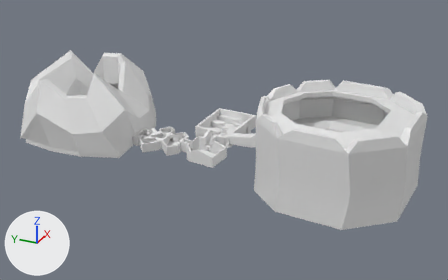
Before and after pictures for a commit that changed the FBX model Assets/Models/map3.fbx.
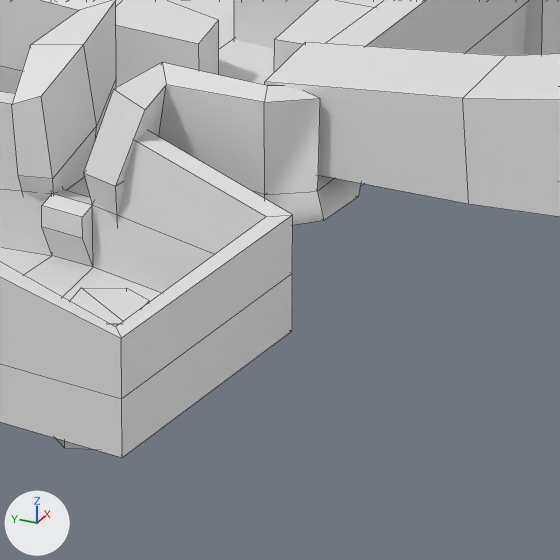
The first picture shows the older version from a 50 mm lens placed at (-189.7, -113.2, 102.2), pointed at (5.1, -25.6, 4.8). The close-ups show both versions on the part from 45% to 56% of the width and 46% to 63% of the height of that picture; other places that the commit changed are outside them. Lighting does not change. The marker at lower left points along +X, +Y and +Z. The close-ups show mesh edges as thin lines.

Objects in the first close-up: 'Cube.004', 'Demofloor.004', 'Demofloor.005', 'Demofloor.006', 'Plane.001', 'Plane.002'.
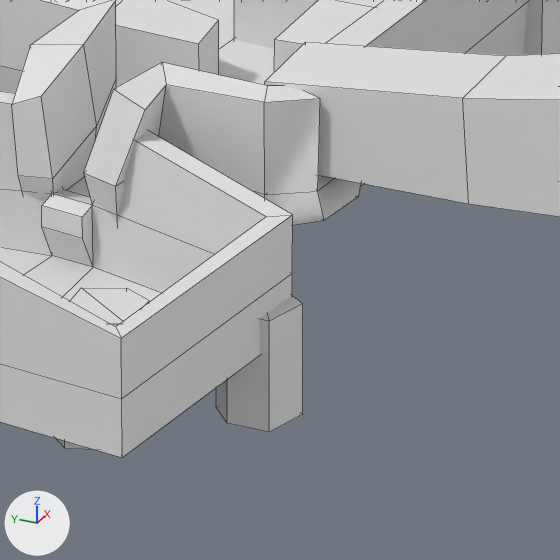
Where the change shows, as pixel boxes (x1, y1, x2, y2) in the close-ups (560 x 560 px):
'Plane.001', reshaped
    before: (56, 288, 149, 450)
    after: (56, 288, 303, 450)
part 1 of me_plane_009, added
    after: (216, 295, 303, 432)

The change in detail:
me_plane_009 has 36 vertices, 30 faces and spans x -6.7..0.72, y -26.15..-17.41, z -3.35..2.03.
me_plane_009 is used by ob_plane_001; location (0.0, 0.0, 0.0).
me_plane_009 part 1: the loose piece of 12 vertices spanning x -1.91..0.72, y -24.02..-21.56, z -3.35..0.56 is copied, and the copy is turned 158.3 degrees about the z axis through its middle, then moved by (0.88, -4.99, 0.7); it spans x -0.9..1.7, y -29.09..-26.4, z -2.65..1.25.
